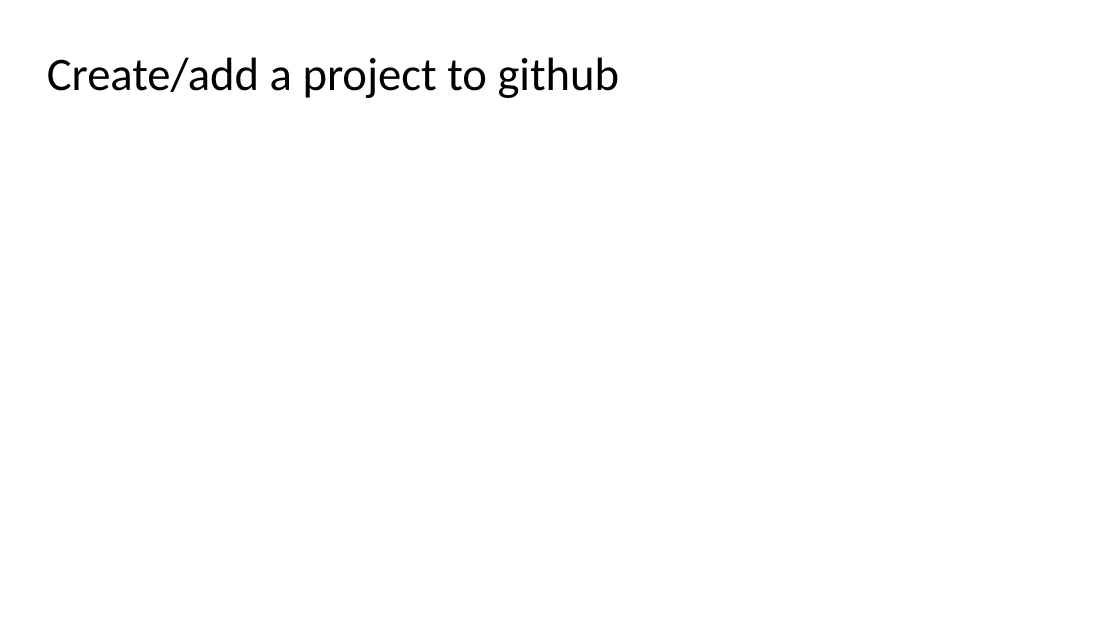
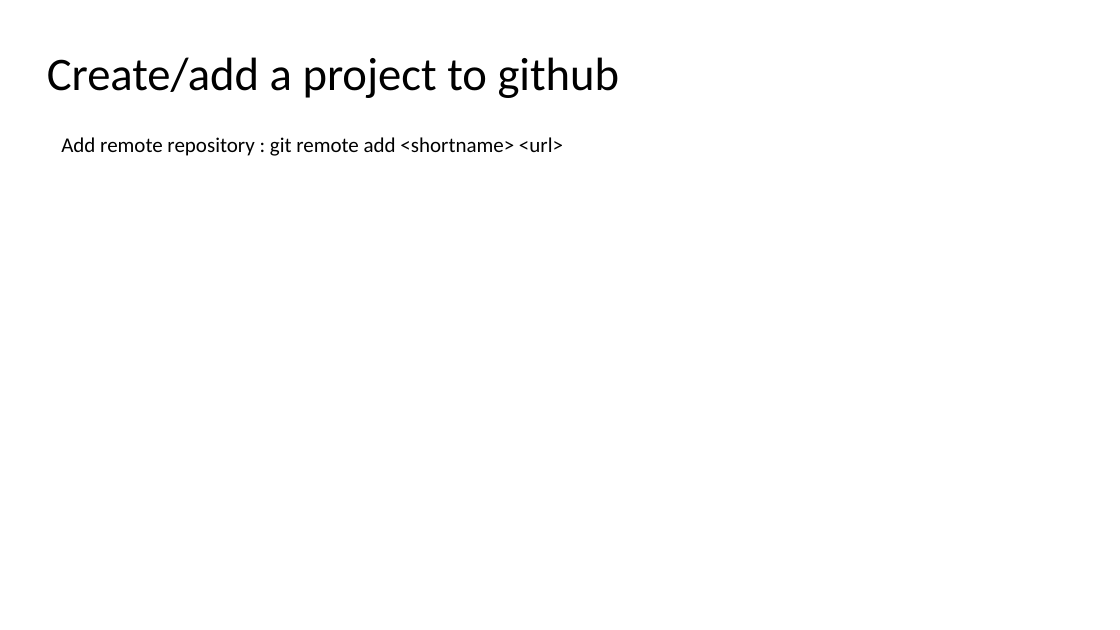
Before and after one commit to jwrauch/git-group-meeting-presentation, a slide deck: slide 27 of learn-to-git.pptx. Drawn at 1120x630 pixels with LibreOffice and Linux fonts; fonts in the diff are those of the drawing. Boxes give left, top, right and bottom in pixels: in the first picture for what was removed or moved away, otherwise in the second. Text is boxed around its words. In the diff, an @@ line names an element or a change of style, - is before the commit and + after.

```diff
--- a/learn-to-git.pptx
+++ b/learn-to-git.pptx
@@ text added at bbox=[61, 137, 563, 156], 18 pt, text #000000 @@
+Add remote repository : git remote add <shortname> <url>
```
Also in this commit, not shown: 1 other slide changed.
